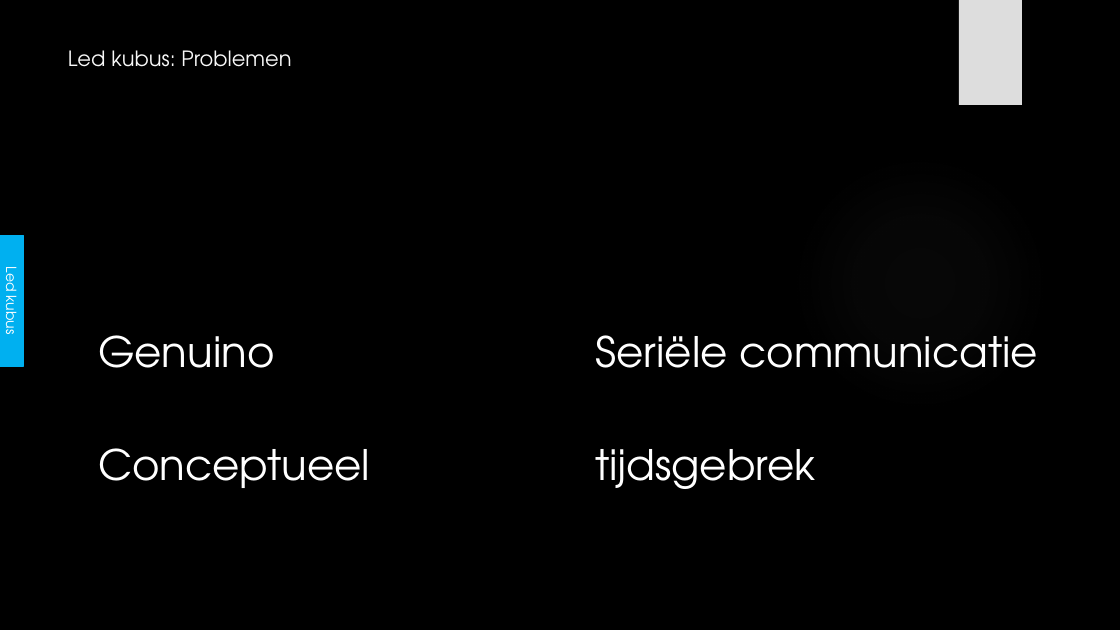
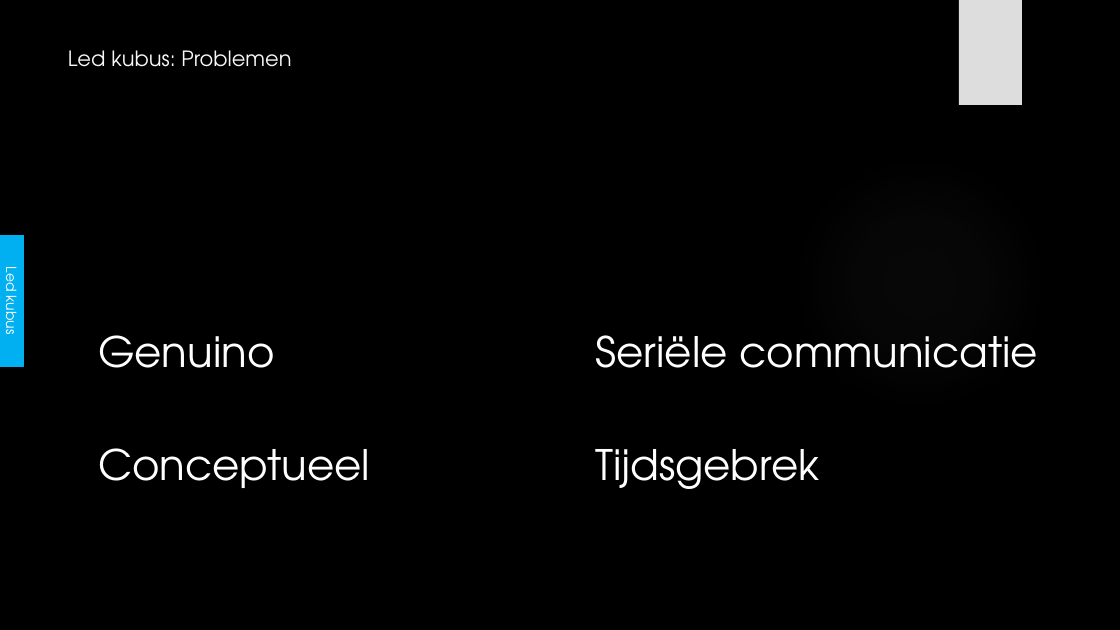
Before and after one commit to its-3ncrypt/Led_Cube_arduino, a slide deck: slide 15 of _Administratie/Presentatie GIP.pptx. Drawn at 1120x630 pixels with LibreOffice and Linux fonts; fonts in the diff are those of the drawing; background and template pictures are left out. Boxes give left, top, right and bottom in pixels: in the first picture for what was removed or moved away, otherwise in the second. Text is boxed around its words. In the diff, an @@ line names an element or a change of style, - is before the commit and + after.

```diff
--- a/_Administratie/Presentatie GIP.pptx
+++ b/_Administratie/Presentatie GIP.pptx
@@ text at (596,449,820,489): text changed @@
-tijdsgebrek
+Tijdsgebrek
```
Also in this commit, not shown: 7 other slides changed, 1 other file.
